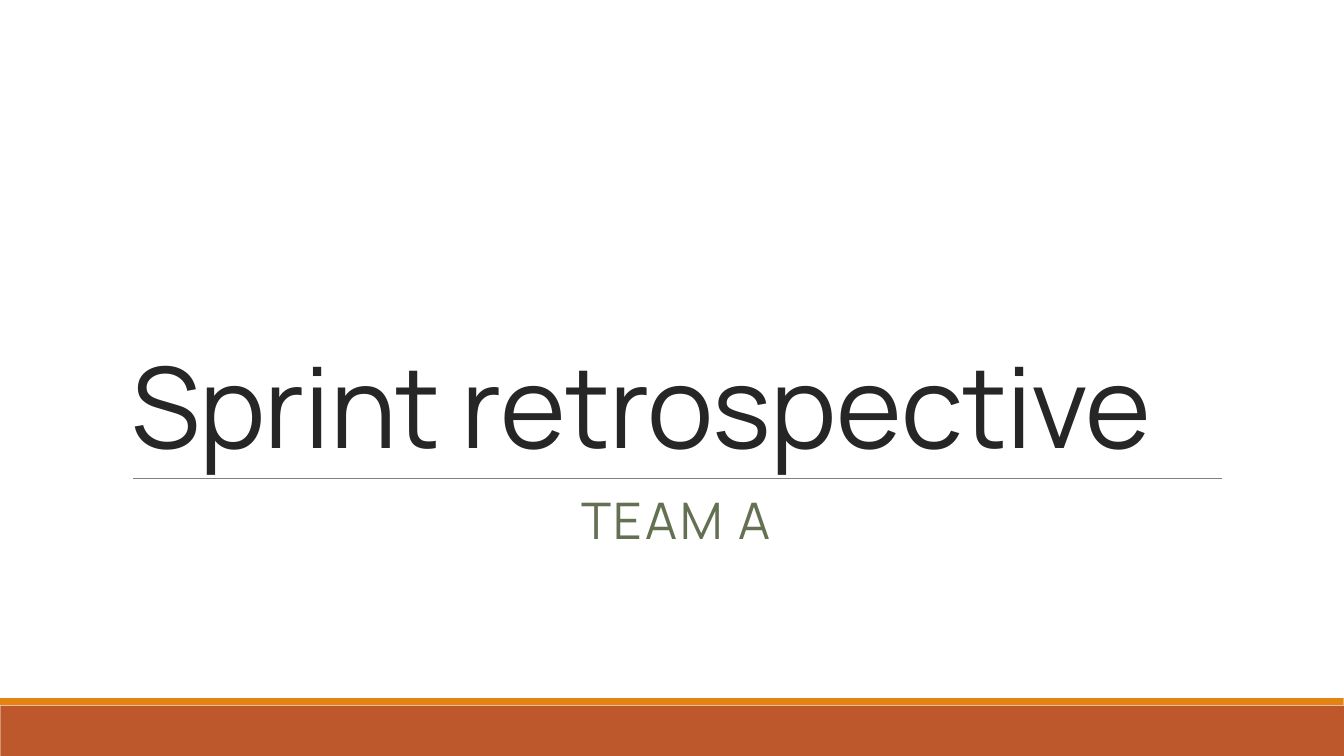
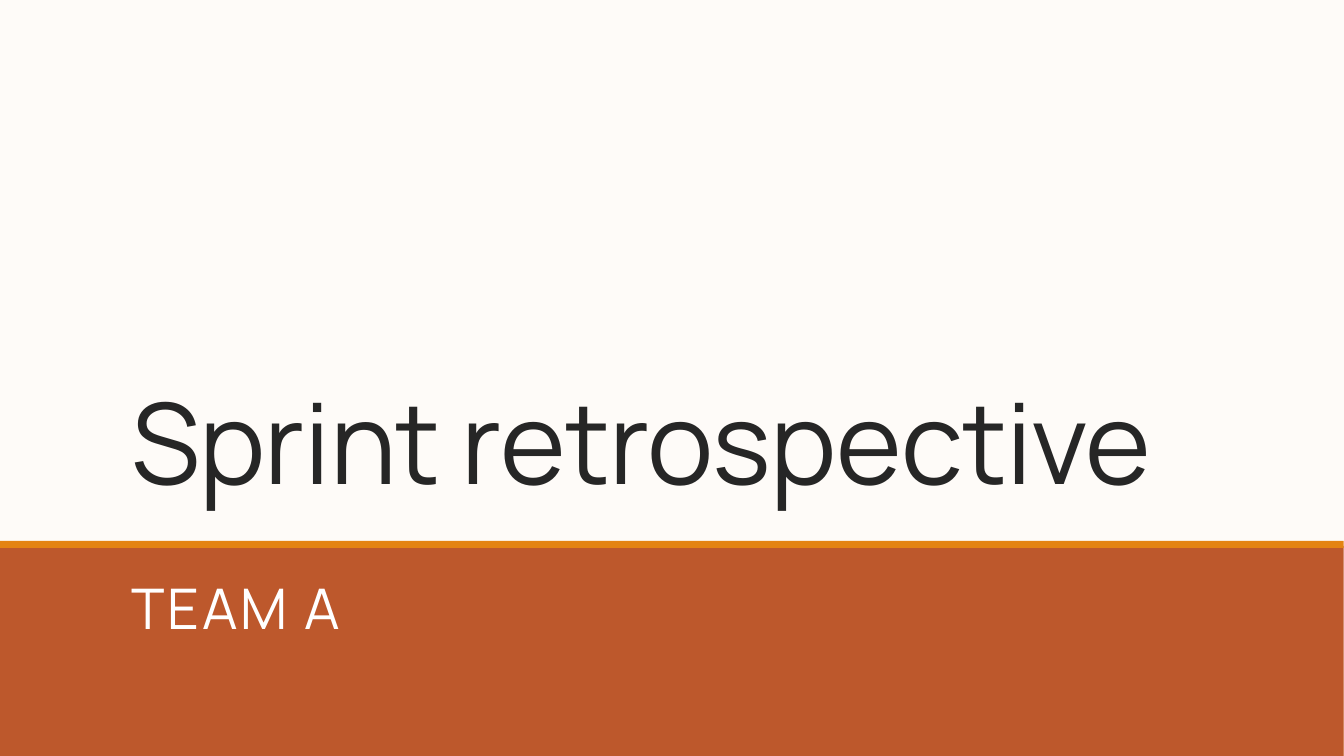
Before and after one commit to ThePseudo/GroupA_SE2_2019, a slide deck: slide 1 of sprint_retrospective.pptx. Drawn at 1344x756 pixels with LibreOffice and Linux fonts; fonts in the diff are those of the drawing. Boxes give left, top, right and bottom in pixels: in the first picture for what was removed or moved away, otherwise in the second. Text is boxed around its words. In the diff, an @@ line names an element or a change of style, - is before the commit and + after.

```diff
--- a/sprint_retrospective.pptx
+++ b/sprint_retrospective.pptx
@@ background #FFFFFF to gradient #FEFBF8 to #F9DAB6 @@
@@ title "Sprint retrospective": place and size @@
-title "Sprint retrospective" at [131,365,1152,475]
+title "Sprint retrospective" at [131,401,1152,511]
@@ line removed from (133, 479) to (1222, 479) @@
@@ rectangle added at [0,546,1344,756], fill #BD582C @@
@@ rectangle added at [0,541,1344,548], fill #E48312 @@
@@ subtitle "TEAM A": place and size @@
-subtitle "TEAM A" at [581,502,770,539]
+subtitle "TEAM A" at [131,588,339,629]
@@ subtitle "TEAM A" at [131,588,339,629]: size 36 to 40 pt, text colour #637052 to #FFFFFF; alignment centre to left @@
@@ rectangle removed at [0,706,1344,756] @@
@@ rectangle removed at [0,699,1344,706] @@
```
Also in this commit, not shown: 8 other slides changed.
